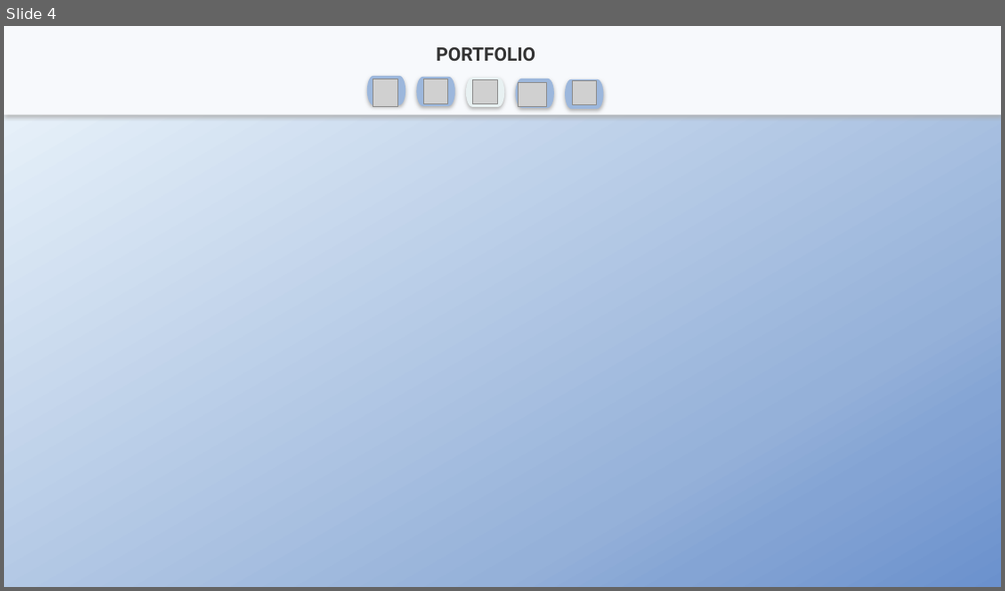
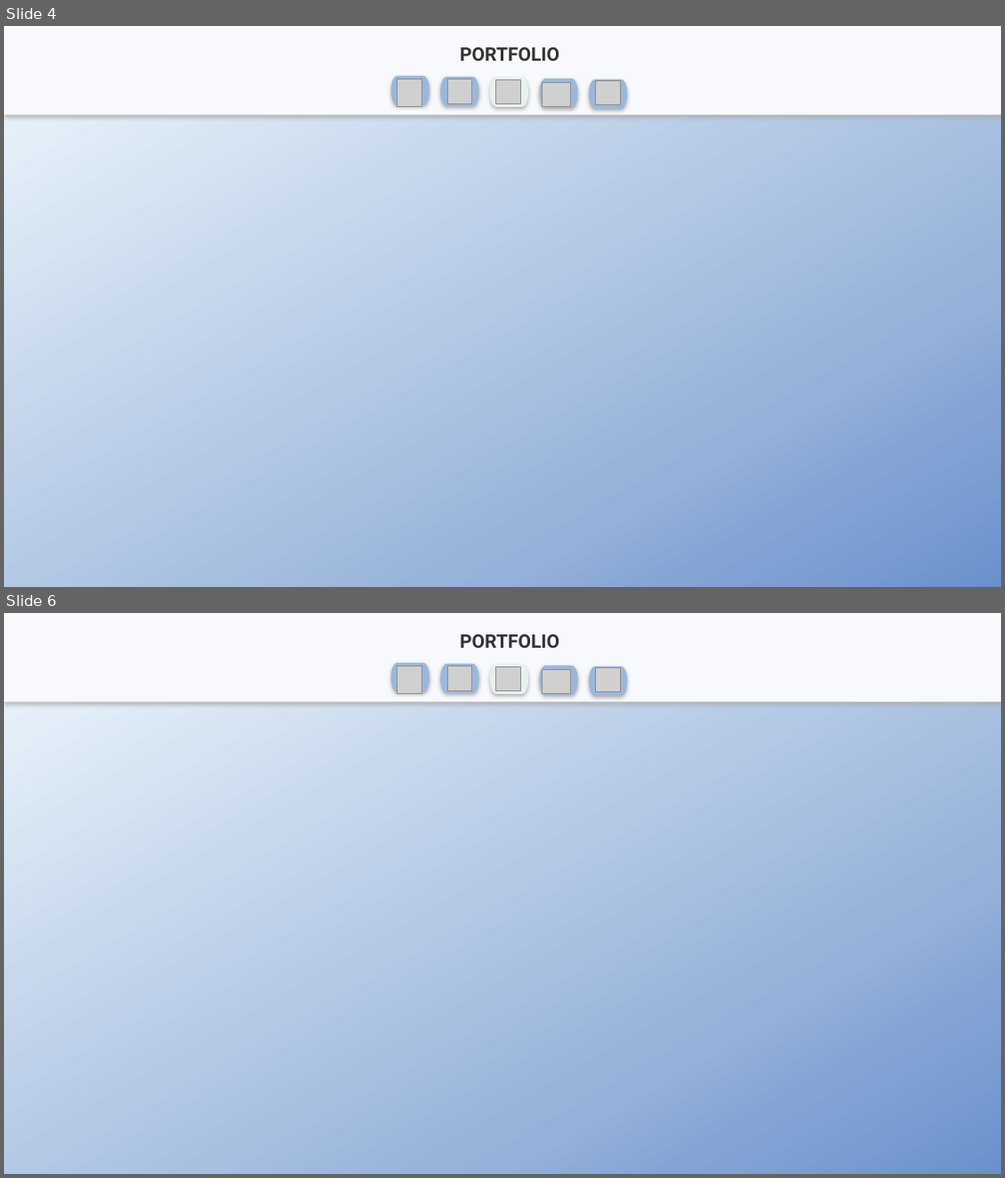
Before and after one commit to junhyuk000/portfolio, a slide deck: portfolio_신준혁.pptx. Shown one above the other, each under a label of ours: slide 4 before the commit, slides 4 and 6 after it; the slides between them are not shown. The pictures are 1005x591 and 1005x1178 pixels, drawn with LibreOffice and Linux fonts; fonts in the diff are those of the drawing; grey boxes stand for pictures. Boxes give left, top, right and bottom in pixels: in the first picture for what was removed or moved away, otherwise in the second. Text is boxed around its words. In the diff, an @@ line names an element or a change of style, - is before the commit and + after.

```diff
--- a/portfolio_신준혁.pptx
+++ b/portfolio_신준혁.pptx
@@ slide 6 added at box(4, 613, 1001, 1174), background gradient #F0F8FD to #95B1D9 to #84A4D4 to #6B91CD @@
@@ rectangle added at box(4, 613, 1001, 702), fill #F7F9FC @@
@@ text added at box(460, 634, 559, 648), 18 pt, text #333333, bold @@
+PORTFOLIO
@@ pill shape added at box(391, 662, 430, 691), fill #9CB7DC @@
@@ pill shape added at box(441, 664, 479, 693), fill #9CB7DC @@
@@ pill shape added at box(490, 665, 529, 694), fill #E8F1F2 @@
@@ pill shape added at box(540, 666, 578, 695), fill #9CB7DC @@
@@ picture added at box(396, 666, 422, 693) @@
@@ picture added at box(448, 666, 471, 690) @@
@@ picture added at box(496, 666, 521, 690) @@
@@ picture added at box(542, 669, 571, 693) @@
@@ pill shape added at box(589, 666, 628, 695), fill #9CB7DC @@
@@ picture added at box(596, 667, 621, 691) @@
@@ slide 4 changed as well @@
@@ 5 pictures, 5 pill shapes, 1 text: place and size @@
-5 pictures, 5 pill shapes, 1 text at box(367, 47, 604, 108)
+5 pictures, 5 pill shapes, 1 text at box(391, 47, 628, 108)
```
Also in this commit, not shown: 4 other slides changed, 2 other slides added.
